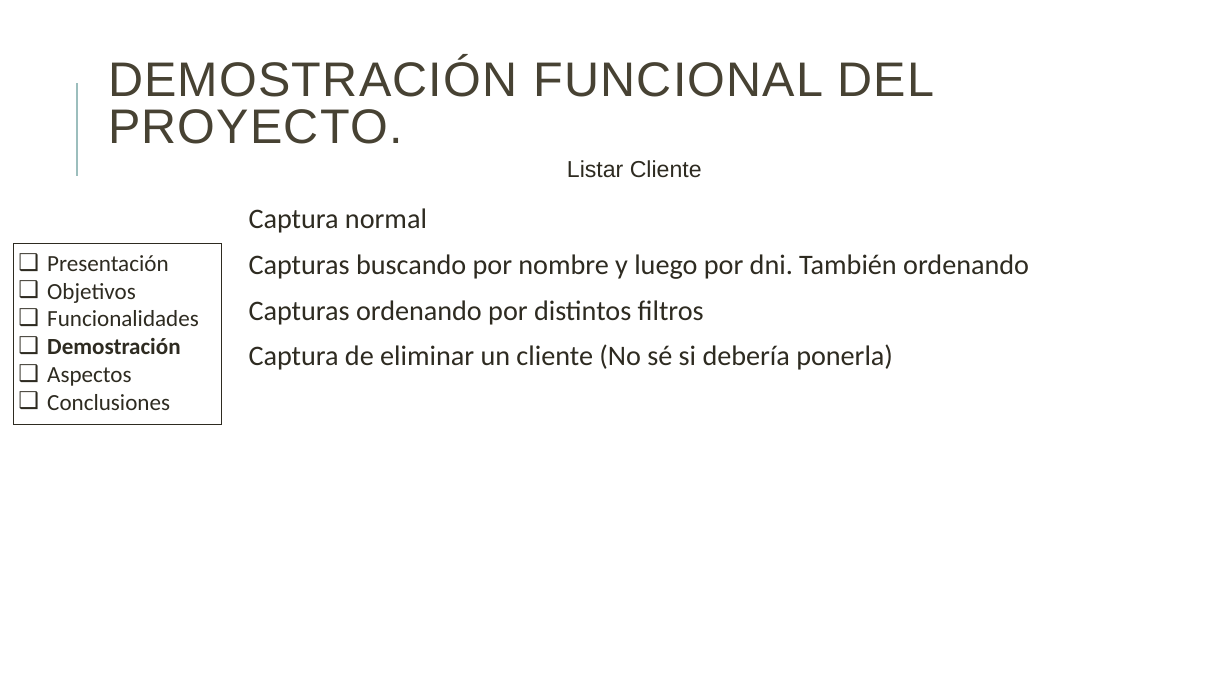
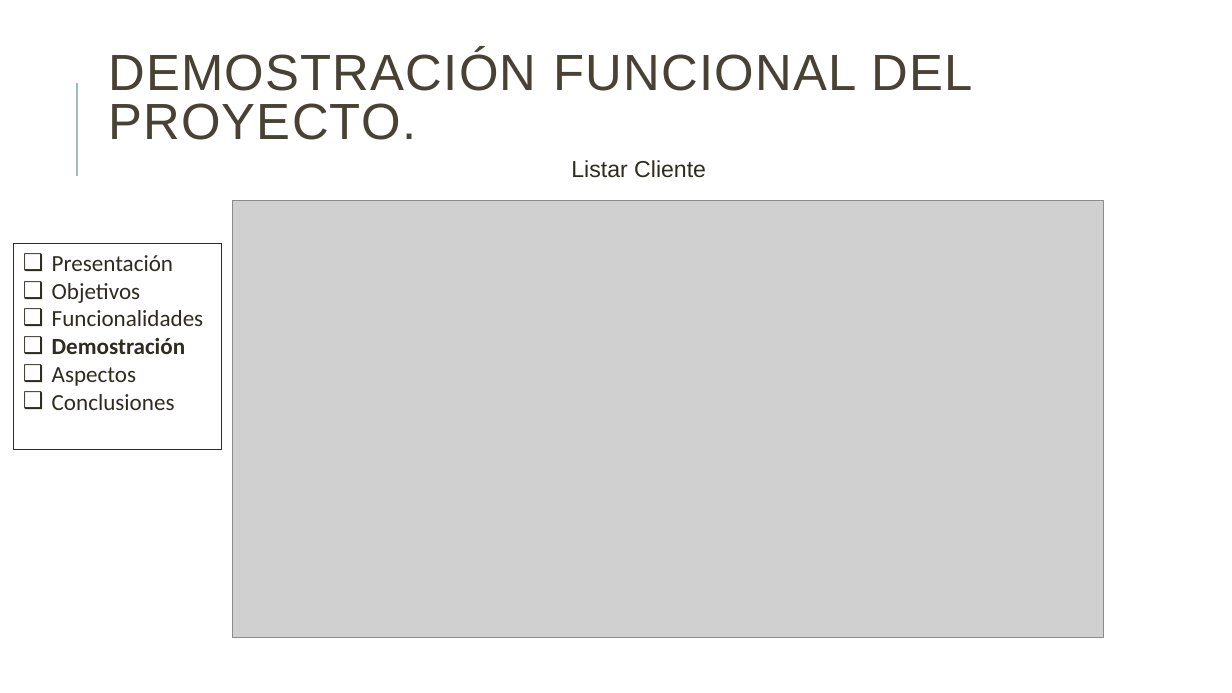
Before and after one commit to danielallhoff/M17-G4-AirDSS, a slide deck: slide 7 of AIRDSS.pptx. Drawn at 1232x693 pixels with LibreOffice and Linux fonts; fonts in the diff are those of the drawing; grey boxes stand for pictures. Boxes give left, top, right and bottom in pixels: in the first picture for what was removed or moved away, otherwise in the second. Text is boxed around its words. In the diff, an @@ line names an element or a change of style, - is before the commit and + after.

Commit message:
Añadido cliente y aspectos

```diff
--- a/AIRDSS.pptx
+++ b/AIRDSS.pptx
@@ title "DEMOSTRACIÓN FUNCIONAL DEL PROYECTO." at <box>108,50,972,140</box>: size 37.8 to 39.6 pt @@
@@ text "Listar Cliente": place and size @@
-text "Listar Cliente" at <box>567,160,702,178</box>
+text "Listar Cliente" at <box>571,160,706,178</box>
@@ picture added at <box>233,201,1104,638</box> @@
@@ text removed at <box>249,208,1029,370</box> @@
-  Captura normal
-  Capturas buscando por nombre y luego por dni. También ordenando
-  Capturas ordenando por distintos filtros
-  Captura de eliminar un cliente (No sé si debería ponerla)
@@ rectangle "Presentación": place and size @@
-rectangle "Presentación" at <box>14,244,222,425</box>
+rectangle "Presentación" at <box>14,244,222,449</box>
```
Also in this commit, not shown: 1 other slide changed, 6 slides added.
